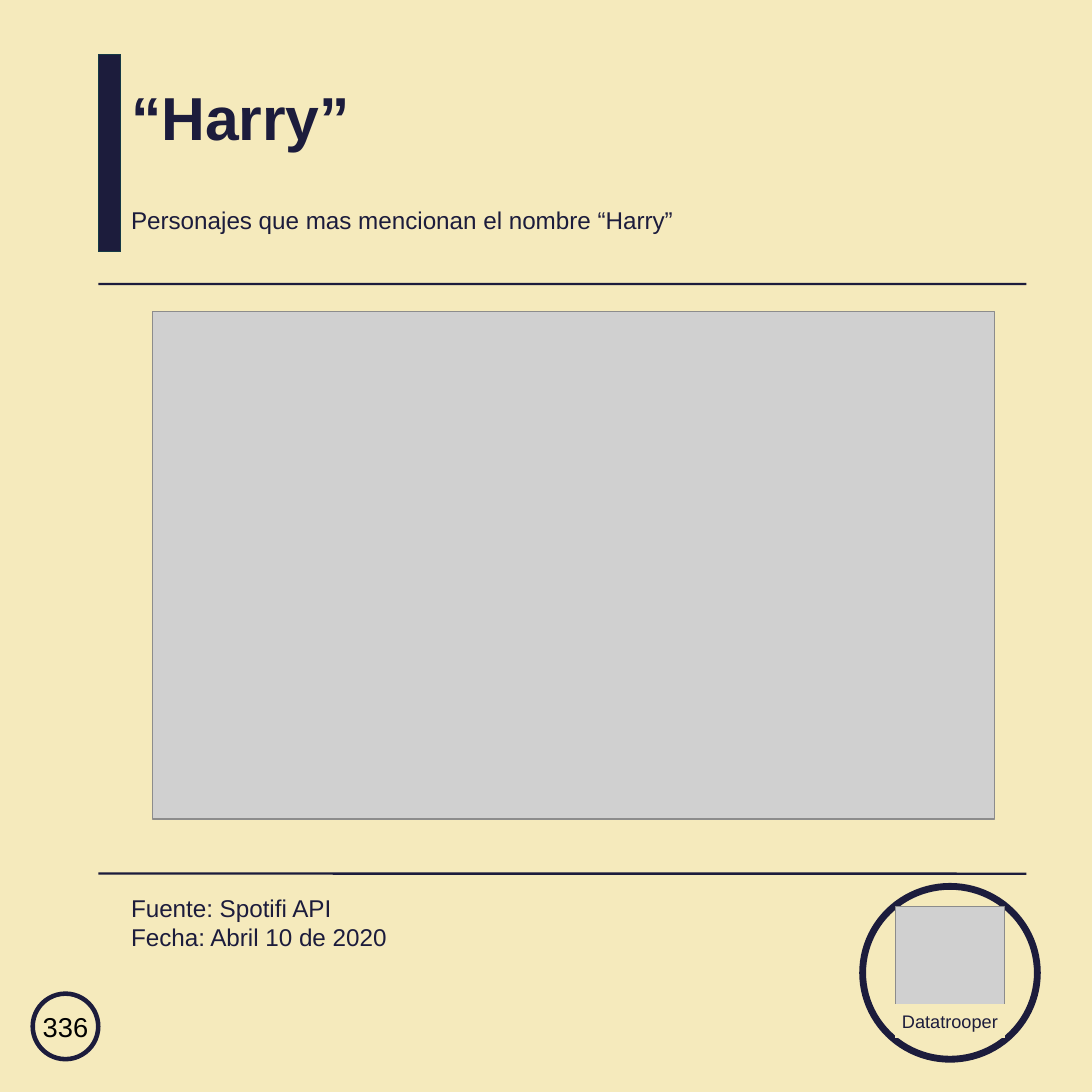
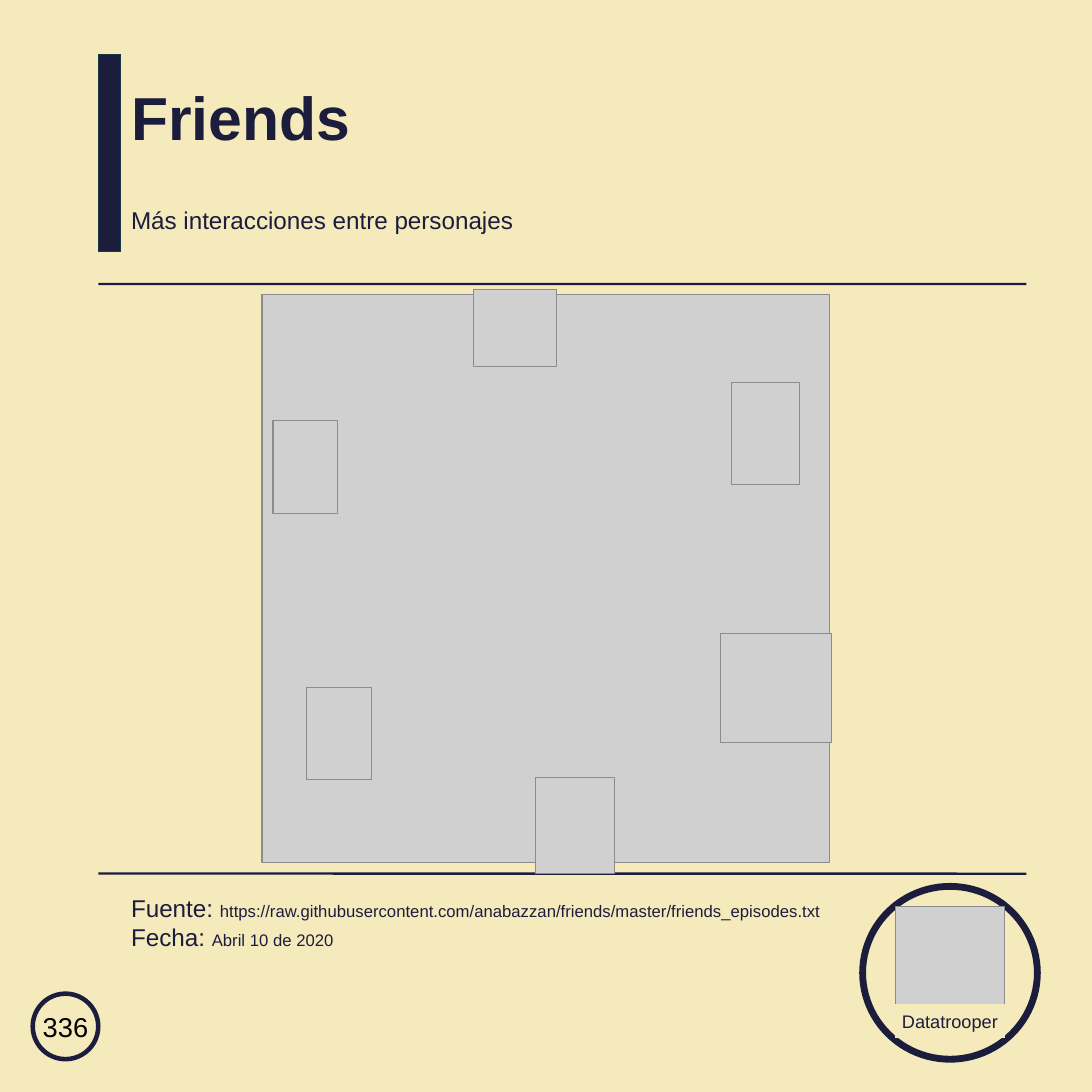
Before and after one commit to datatrooper/instatrooper, a slide deck: slide 4 of styles/instagram_templates.odp. Drawn at 1092x1092 pixels with LibreOffice and Linux fonts; fonts in the diff are those of the drawing; grey boxes stand for pictures. Boxes give left, top, right and bottom in pixels: in the first picture for what was removed or moved away, otherwise in the second. Text is boxed around its words. In the diff, an @@ line names an element or a change of style, - is before the commit and + after.

Commit message:
friends

```diff
--- a/styles/instagram_templates.odp
+++ b/styles/instagram_templates.odp
@@ title at [131,96,350,141]: text changed @@
-“Harry”
+Friends
@@ title at [131,211,513,234]: text changed @@
-Personajes que mas mencionan el nombre “Harry”
+Más interacciones entre personajes
@@ picture: place and size @@
-picture at [153,311,995,819]
+picture at [262,295,830,863]
@@ picture added at [474,289,557,366] @@
@@ picture added at [732,382,800,485] @@
@@ picture added at [273,420,337,513] @@
@@ picture added at [721,633,831,743] @@
@@ picture added at [307,688,371,780] @@
@@ picture added at [535,778,614,874] @@
@@ title at [131,900,820,947]: text changed; size 16 to 11 pt @@
-Fuente: Spotifi API
-Fecha: Abril 10 de 2020
+Fuente: https://raw.githubusercontent.com/anabazzan/friends/master/friends_episodes.txt
+Fecha: Abril 10 de 2020
```
Also in this commit, not shown: 1 other slide changed, 5 other files.
